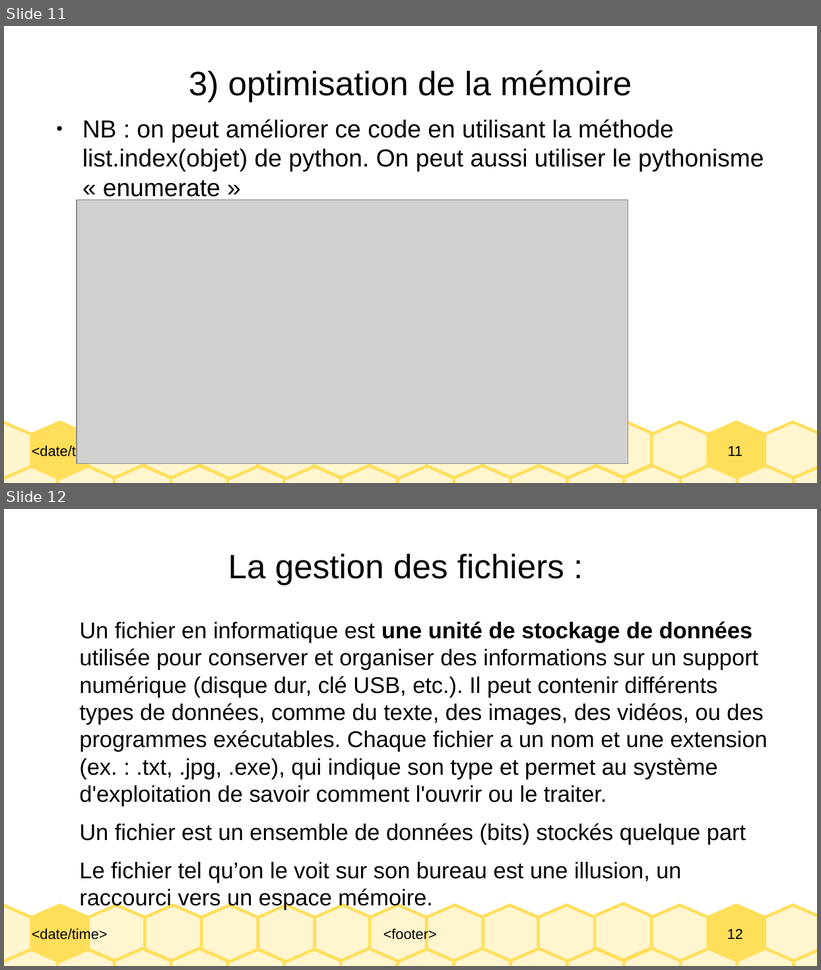
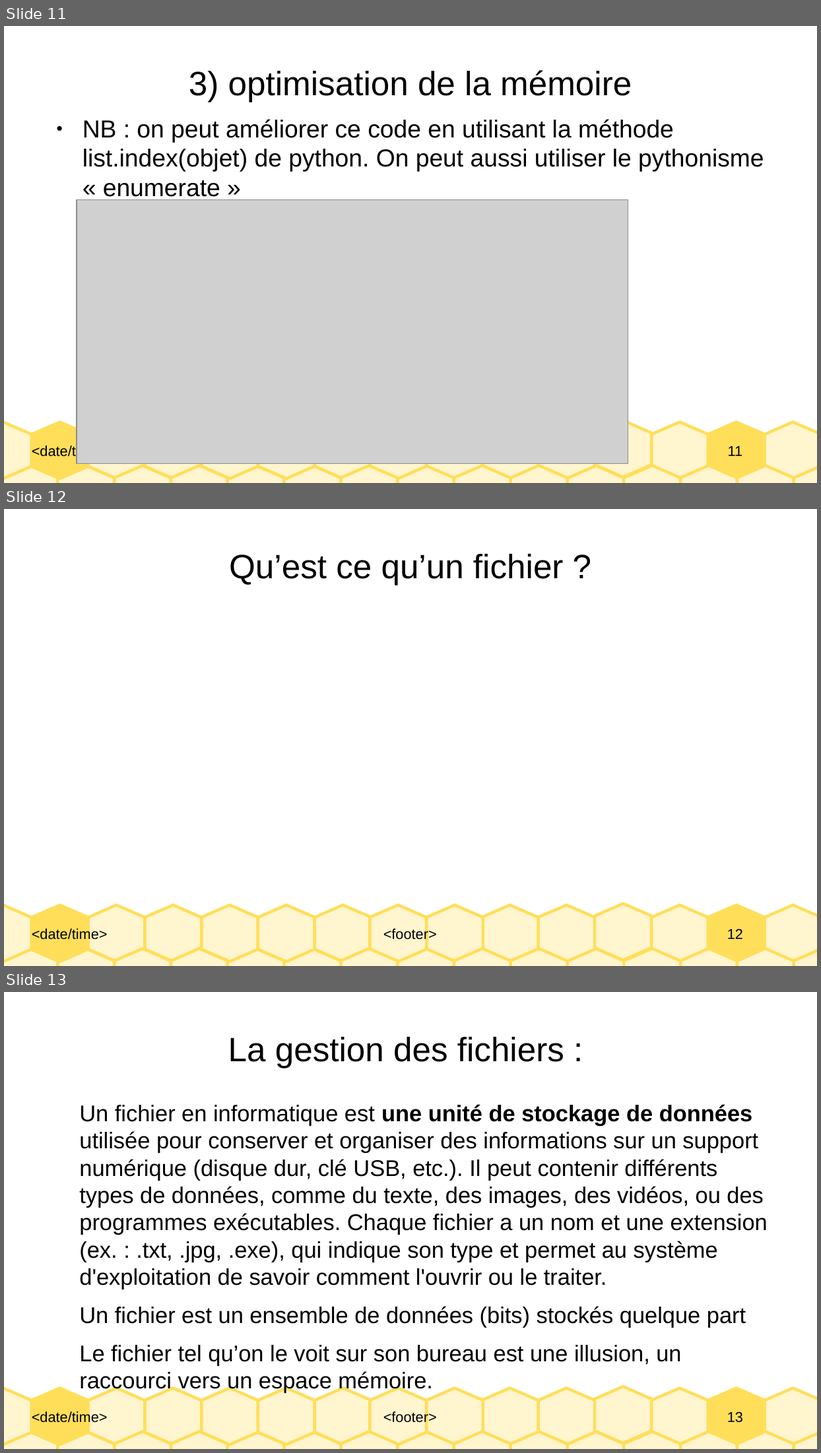
Before and after one commit to Dinarque/INALCO_Techniques_web_en_python_2025, a slide deck: cours/INALCO_C1_gestion_de_fichiers.odp. Shown one above the other, each under a label of ours: slides 11 and 12 before the commit, slides 11, 12 and 13 after it. The pictures are 821x970 and 821x1453 pixels, drawn with LibreOffice and Linux fonts; fonts in the diff are those of the drawing; grey boxes stand for pictures. Boxes give left, top, right and bottom in pixels: in the first picture for what was removed or moved away, otherwise in the second. Text is boxed around its words. In the diff, an @@ line names an element or a change of style, - is before the commit and + after.

```diff
--- a/cours/INALCO_C1_gestion_de_fichiers.odp
+++ b/cours/INALCO_C1_gestion_de_fichiers.odp
@@ slide 12 added at box(4, 509, 817, 966), background #FFFFFF; not listed: 33 template elements that a slide beside it also shows @@
@@ title added at box(229, 554, 564, 586), 33 pt, text #000000 @@
+Qu’est ce qu’un fichier ?
@@ what was slide 12 is now slide 13 @@
@@ page number at box(727, 1412, 743, 1423): text changed @@
-12
+13
```
Also in this commit, not shown: 2 slides changed, 4 other slides added.
